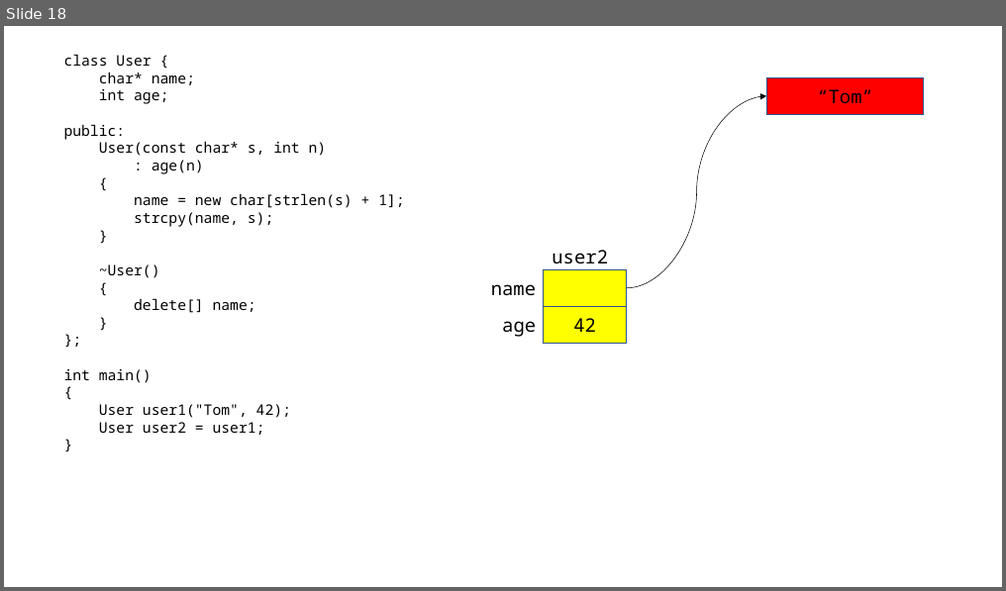
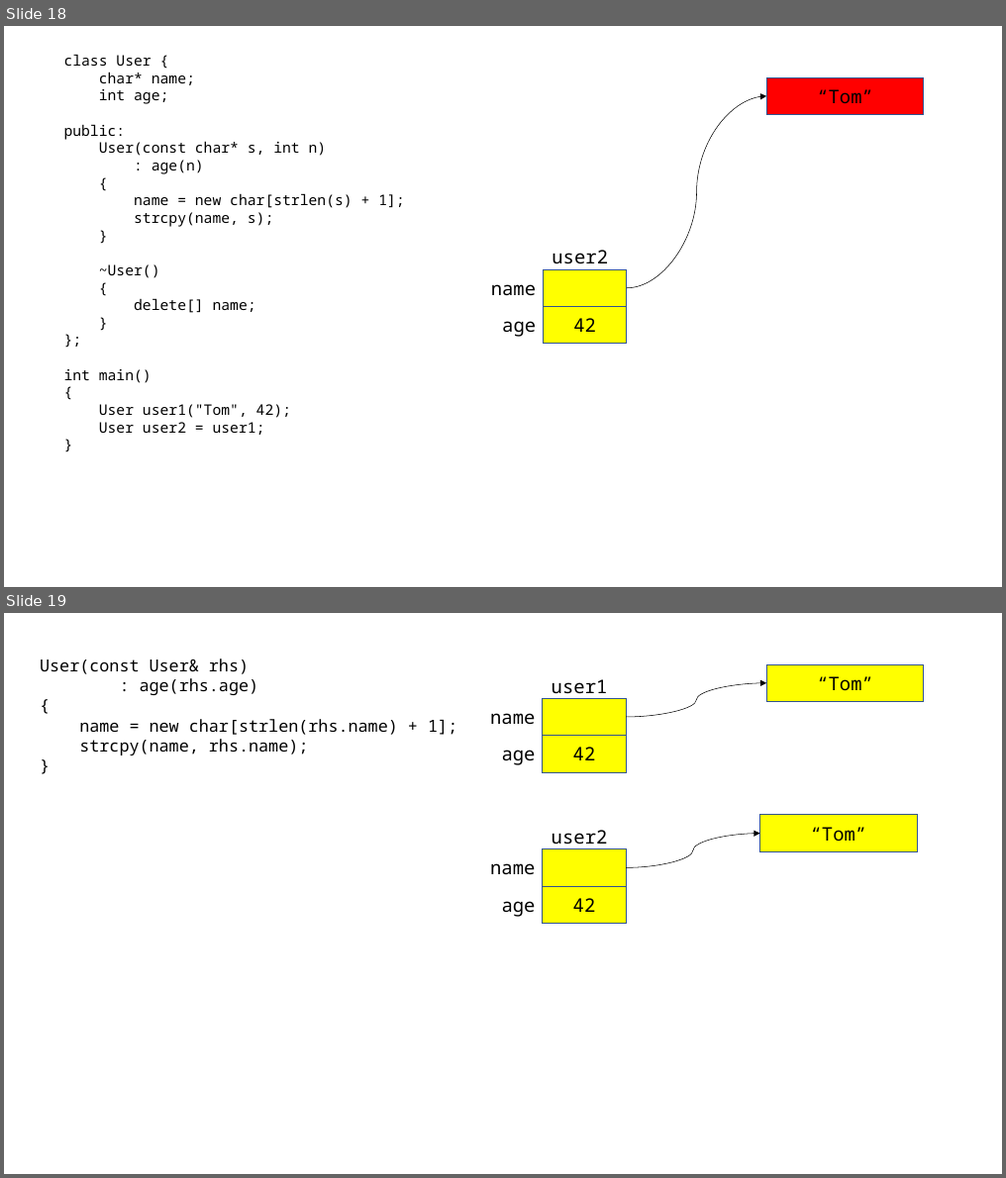
Before and after one commit to Mike7Chu/hyundai_230303, a slide deck: 230303.pptx. Shown one above the other, each under a label of ours: slide 18 before the commit, slides 18 and 19 after it. The pictures are 1006x591 and 1006x1178 pixels, drawn with LibreOffice and Linux fonts; fonts in the diff are those of the drawing. Boxes give left, top, right and bottom in pixels: in the first picture for what was removed or moved away, otherwise in the second. Text is boxed around its words. In the diff, an @@ line names an element or a change of style, - is before the commit and + after.

```diff
--- a/230303.pptx
+++ b/230303.pptx
@@ slide 19 added at [4, 613, 1002, 1174], background #FFFFFF @@
@@ text added at [40, 659, 457, 756], 16 pt, text #000000 @@
+User(const User& rhs)
+: age(rhs.age)
+{
+name = new char[strlen(rhs.name) + 1];
+strcpy(name, rhs.name);
+}
@@ rectangle added at [767, 664, 924, 701], fill #FFFF00, outline #325491 1 pt, 18 pt, text #000000 @@
+“Tom”
@@ rectangle added at [543, 698, 626, 735], fill #FFFF00, outline #325491 1 pt @@
@@ text added at [551, 679, 608, 699], 18 pt, text #000000 @@
+user1
@@ curved arrow added from (626, 717) to (767, 683), #000000 0.5 pt @@
@@ text added at [490, 713, 535, 725], 18 pt, text #000000 @@
+name
@@ text added at [502, 750, 536, 765], 18 pt, text #000000 @@
+age
@@ rectangle added at [543, 736, 626, 772], fill #FFFF00, outline #325491 1 pt, 18 pt, text #000000 @@
+42
@@ rectangle added at [760, 815, 918, 852], fill #FFFF00, outline #325491 1 pt, 18 pt, text #000000 @@
+“Tom”
@@ rectangle added at [543, 850, 626, 886], fill #FFFF00, outline #325491 1 pt @@
@@ text added at [551, 830, 608, 850], 18 pt, text #000000 @@
+user2
@@ curved arrow added from (626, 868) to (760, 834), #000000 0.5 pt @@
@@ text added at [490, 863, 535, 875], 18 pt, text #000000 @@
+name
@@ text added at [502, 901, 536, 917], 18 pt, text #000000 @@
+age
@@ rectangle added at [543, 886, 626, 923], fill #FFFF00, outline #325491 1 pt, 18 pt, text #000000 @@
+42
```
Also in this commit, not shown: 6 other slides added, 2 other files.
